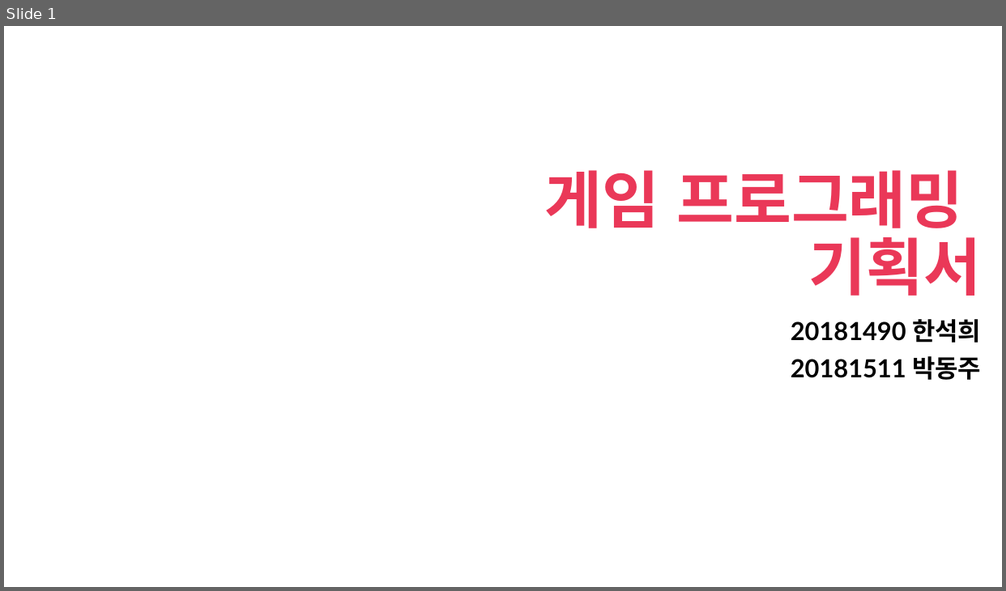
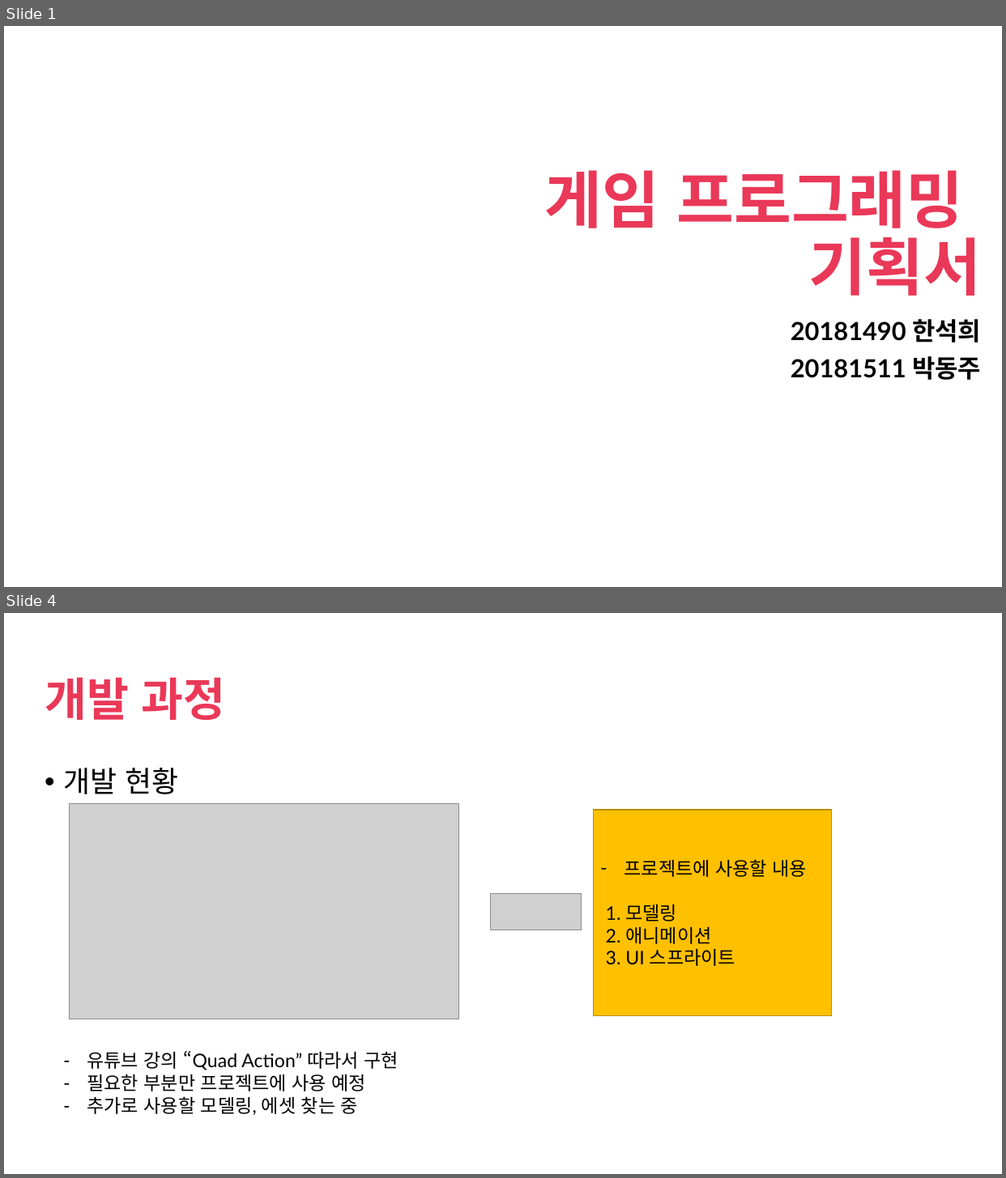
Before and after one commit to seokhee123/DBLAB, a slide deck: 게임 프로그래밍.pptx. Shown one above the other, each under a label of ours: slide 1 before the commit, slides 1 and 4 after it; the slides between them are not shown. The pictures are 1006x591 and 1006x1178 pixels, drawn with LibreOffice and Linux fonts; fonts in the diff are those of the drawing; grey boxes stand for pictures; background and template pictures are left out. Boxes give left, top, right and bottom in pixels: in the first picture for what was removed or moved away, otherwise in the second. Text is boxed around its words. In the diff, an @@ line names an element or a change of style, - is before the commit and + after.

```diff
--- a/게임 프로그래밍.pptx
+++ b/게임 프로그래밍.pptx
@@ slide 4 added at [4,613,1002,1174], background picture (left out) @@
@@ title added at [44,677,226,720], 44 pt, text #EA3858, bold @@
+개발 과정
@@ text added at [63,768,178,794], 28 pt, text #000000 @@
+• 개발 현황
@@ picture added at [69,804,459,1020] @@
@@ rectangle added at [594,810,832,1016], fill #FFC000, outline #BD8E00 1 pt, 18 pt, text #000000 @@
+– 프로젝트에 사용할 내용
+1. 모델링
+2. 애니메이션
+3. UI 스프라이트
@@ picture added at [491,894,582,931] @@
@@ text added at [87,1051,398,1115], 18 pt, text #000000 @@
+– 유튜브 강의 “Quad Action” 따라서 구현
+– 필요한 부분만 프로젝트에 사용 예정
+– 추가로 사용할 모델링, 에셋 찾는 중
```
Also in this commit, not shown: 2 slides changed, 4 other slides added.
